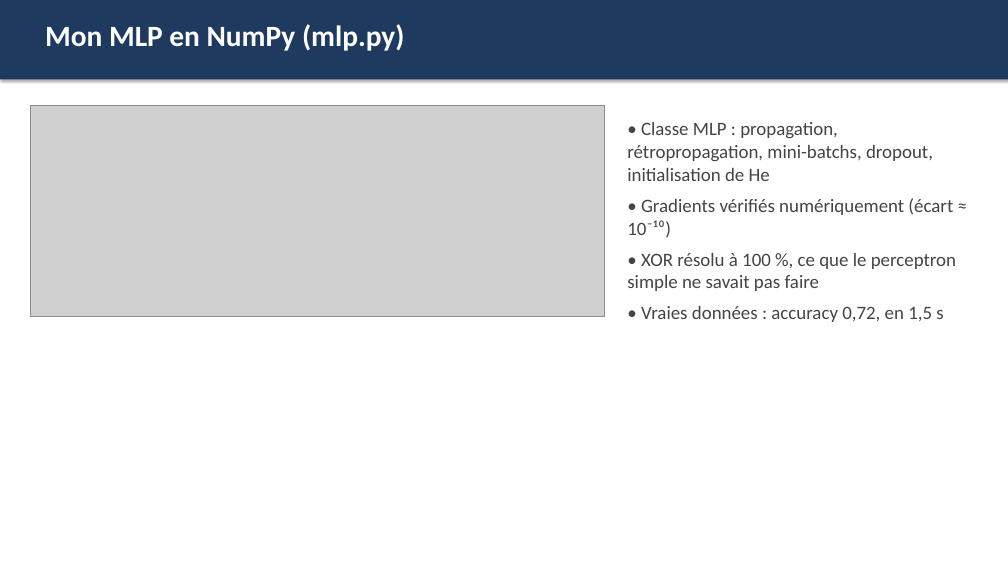
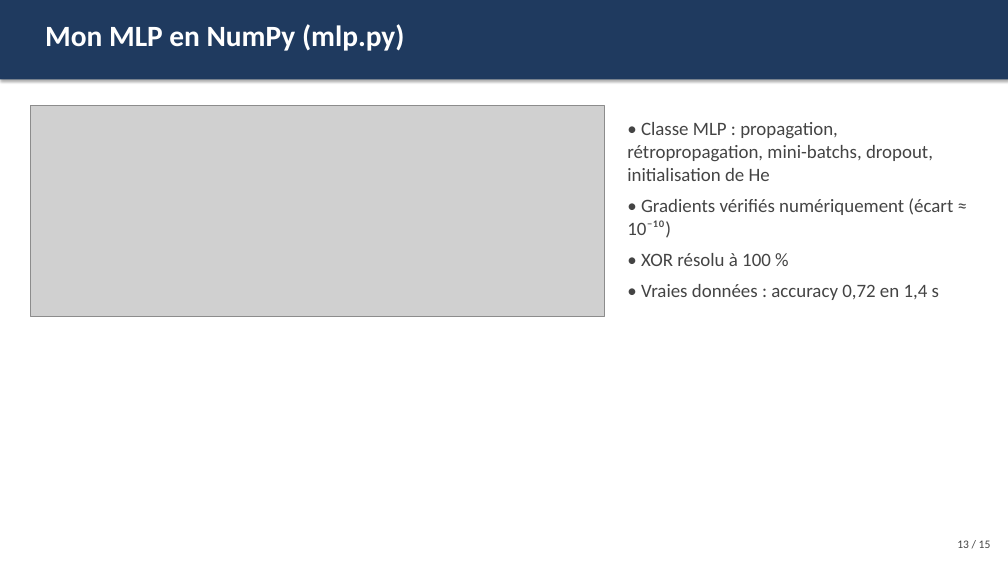
Before and after one commit to TheGoatLucien/ANN-playground, a slide deck: slide 13 of slides/ANN_playground_presentation.pptx (slide 14 before the commit). Drawn at 1008x567 pixels with LibreOffice and Linux fonts; fonts in the diff are those of the drawing; grey boxes stand for pictures. Boxes give left, top, right and bottom in pixels: in the first picture for what was removed or moved away, otherwise in the second. Text is boxed around its words. In the diff, an @@ line names an element or a change of style, - is before the commit and + after.

```diff
--- a/slides/ANN_playground_presentation.pptx
+++ b/slides/ANN_playground_presentation.pptx
@@ text at (641, 253, 939, 300): text changed @@
-• XOR résolu à 100 %, ce que le perceptron simple ne savait pas faire
-• Vraies données : accuracy 0,72, en 1,5 s
+• XOR résolu à 100 %
+• Vraies données : accuracy 0,72 en 1,4 s
@@ text added at (957, 540, 991, 548), 11 pt, text #444444 @@
+13 / 15
```
Also in this commit, not shown: 10 other slides changed, 3 slides added, 4 slides removed.
